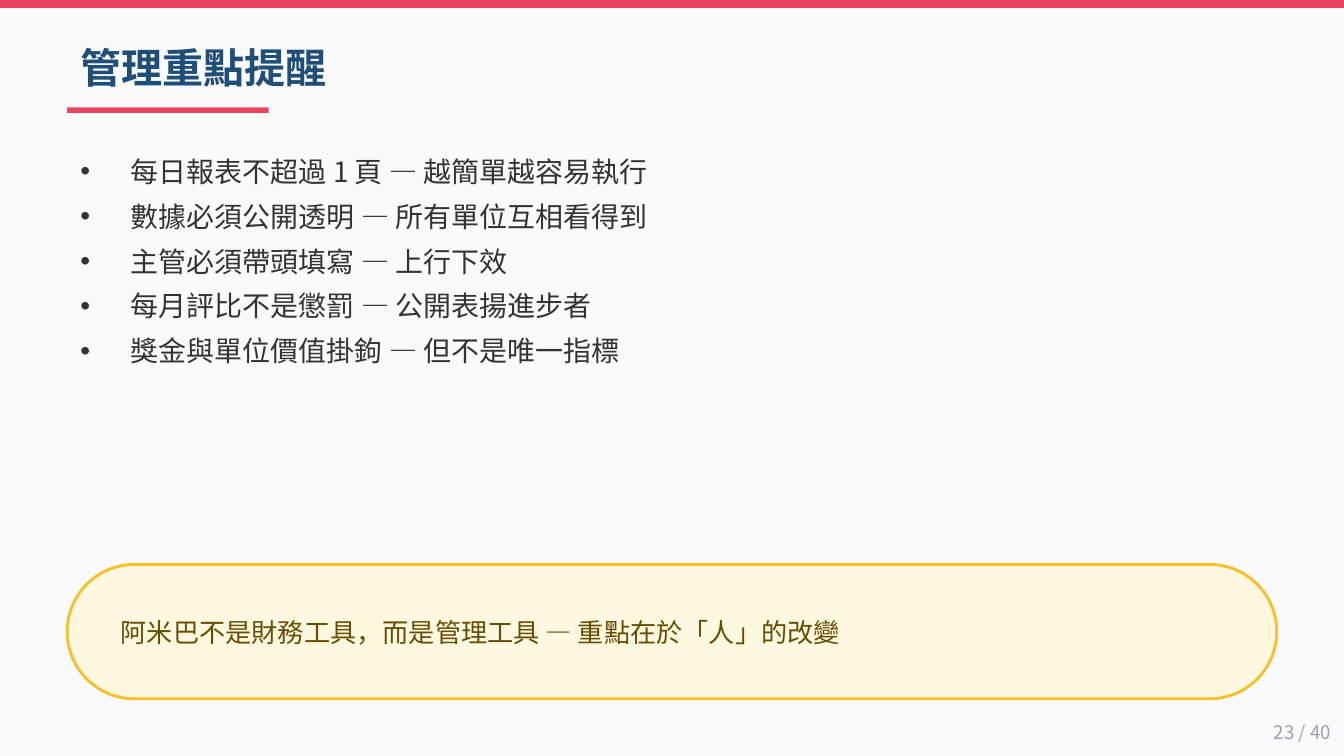
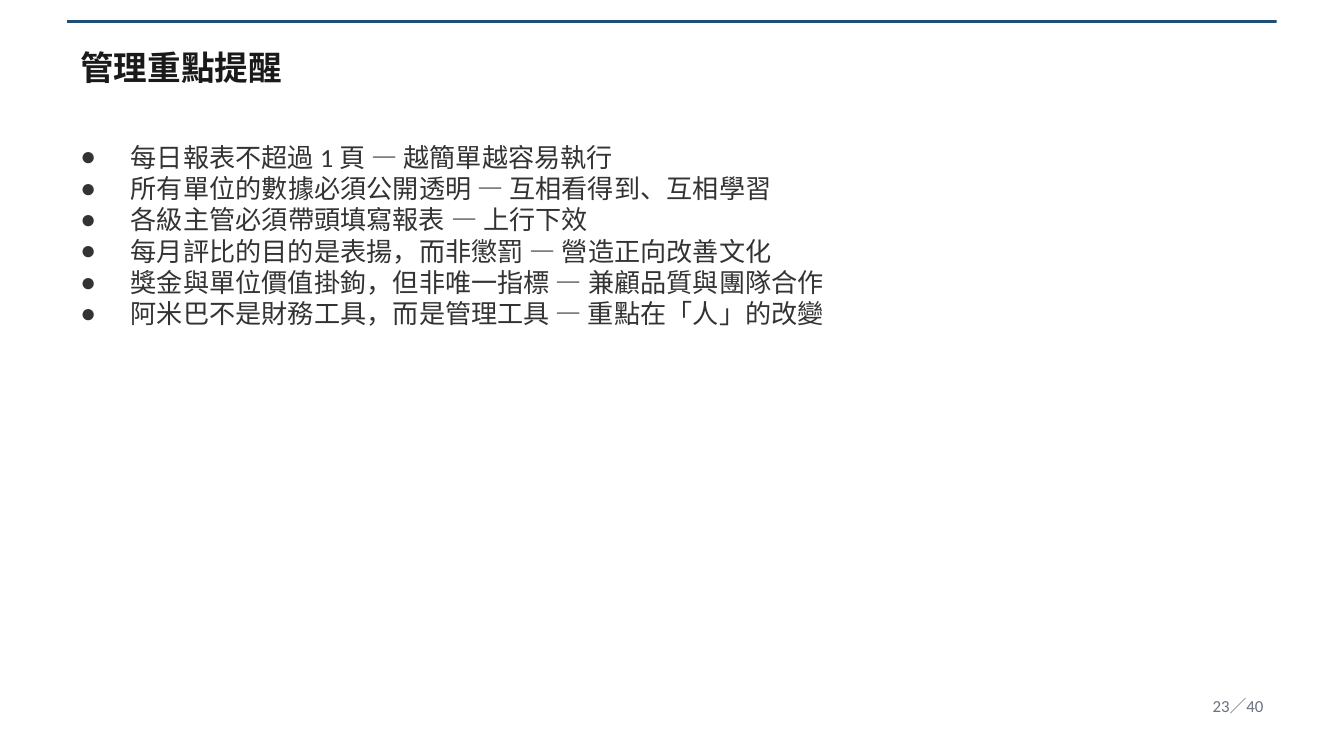
Before and after one commit to Lingo1516/Lingo1516.github.io, a slide deck: slide 23 of 阿米巴經營_40頁完整講義.pptx. Drawn at 1344x756 pixels with LibreOffice and Linux fonts; fonts in the diff are those of the drawing. Boxes give left, top, right and bottom in pixels: in the first picture for what was removed or moved away, otherwise in the second. Text is boxed around its words. In the diff, an @@ line names an element or a change of style, - is before the commit and + after.

Commit message:
update 阿米巴講義 v2 McKinsey style

```diff
--- a/阿米巴經營_40頁完整講義.pptx
+++ b/阿米巴經營_40頁完整講義.pptx
@@ background #FAFAFA to #FFFFFF @@
@@ rectangle: place and size @@
-rectangle at bbox=[0, 0, 1344, 8]
+rectangle at bbox=[67, 20, 1277, 23]
@@ rectangle at bbox=[67, 20, 1277, 23]: fill #E94560 to #1F4E79 @@
@@ text "管理重點提醒" at bbox=[80, 51, 282, 83]: size 22 to 18 pt, font Noto Sans CJK TC to Calibri, text colour #1F4E79 to #1A1A1A @@
@@ rectangle removed at bbox=[67, 108, 269, 113] @@
@@ text "每日報表不超過 1 頁 — 越簡單越容易執行": place and size @@
-text "每日報表不超過 1 頁 — 越簡單越容易執行" at bbox=[131, 158, 647, 364]
+text "每日報表不超過 1 頁 — 越簡單越容易執行" at bbox=[131, 145, 824, 326]
@@ text at bbox=[131, 145, 613, 169]: size 15 to 14 pt, font Noto Sans CJK TC to Calibri in "每日報表不超過 1 頁 — 越簡單越容易執行"; bullet • to ●; less space between paragraphs @@
@@ text at bbox=[131, 176, 824, 326]: text changed; size 15 to 14 pt; font Noto Sans CJK TC to Calibri @@
-• 數據必須公開透明 — 所有單位互相看得到
-• 主管必須帶頭填寫 — 上行下效
-• 每月評比不是懲罰 — 公開表揚進步者
-• 獎金與單位價值掛鉤 — 但不是唯一指標
+● 所有單位的數據必須公開透明 — 互相看得到、互相學習
+● 各級主管必須帶頭填寫報表 — 上行下效
+● 每月評比的目的是表揚，而非懲罰 — 營造正向改善文化
+● 獎金與單位價值掛鉤，但非唯一指標 — 兼顧品質與團隊合作
+● 阿米巴不是財務工具，而是管理工具 — 重點在「人」的改變
@@ rounded rectangle removed at bbox=[67, 564, 1277, 699] @@
@@ text removed at bbox=[121, 620, 840, 645] @@
-阿米巴不是財務工具，而是管理工具 — 重點在於「人」的改變
@@ text at bbox=[1213, 698, 1264, 713]: text changed; size 10 to 9 pt; font Noto Sans CJK TC to Calibri; text colour #A0A0B0 to #6B7280 @@
-23 / 40
+23／40
```
Also in this commit, not shown: 39 other slides changed.
